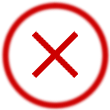
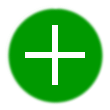
The second 110x110 image is a revision of the first. Changes to its layers:
hid "red x" over [32, 30, 78, 79]
showed "white plus" over [52, 47, 58, 63]
showed "white minus" over [47, 52, 63, 58]
hid "red circle" over [0, 0, 110, 110]
showed "white circle" over [0, 0, 110, 110]
showed "green disc" over [5, 5, 105, 105]
